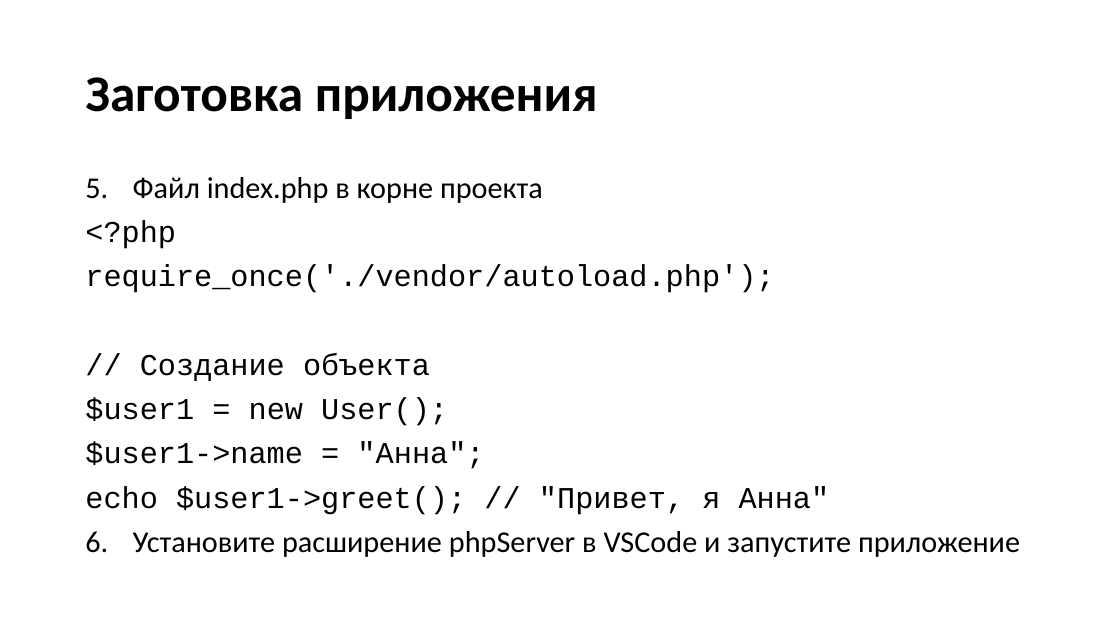
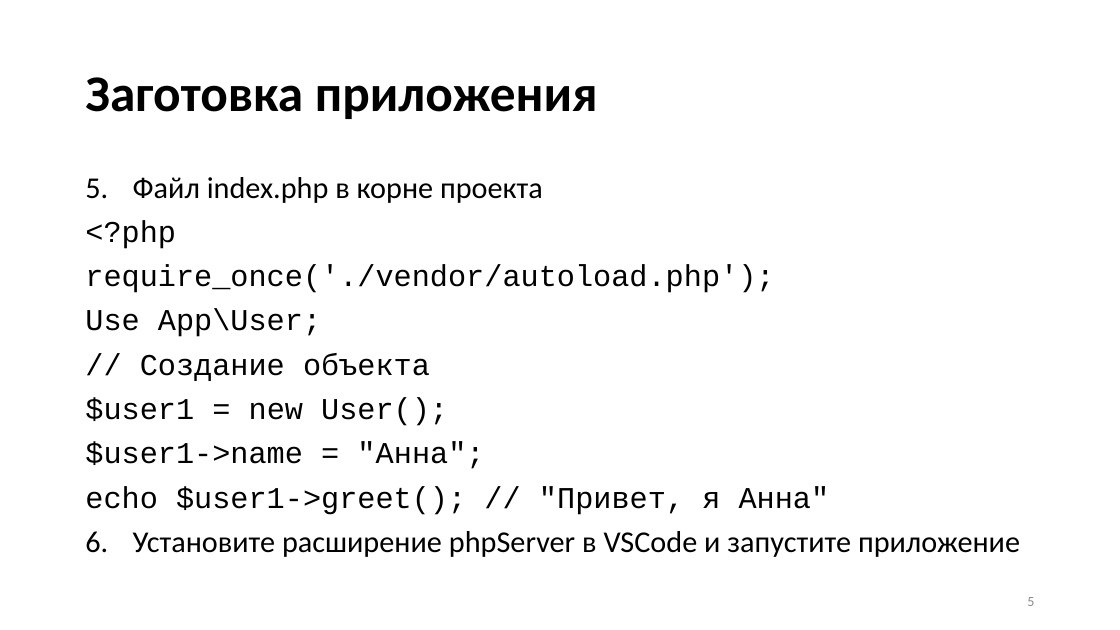
Before and after one commit to neverlaaazy/WebDev-docs, a slide deck: slide 5 of 6 PHP ООП.pptx. Drawn at 1120x630 pixels with LibreOffice and Linux fonts; fonts in the diff are those of the drawing. Boxes give left, top, right and bottom in pixels: in the first picture for what was removed or moved away, otherwise in the second. Text is boxed around its words. In the diff, an @@ line names an element or a change of style, - is before the commit and + after.

```diff
--- a/6 PHP ООП.pptx
+++ b/6 PHP ООП.pptx
@@ text at [85, 309, 321, 337]: paragraph added @@
+Use App\User;
@@ page number added at [1027, 597, 1034, 606], 12 pt, text #8C8C8C @@
+5
```
Also in this commit, not shown: 18 other slides changed, 8 slides added.
